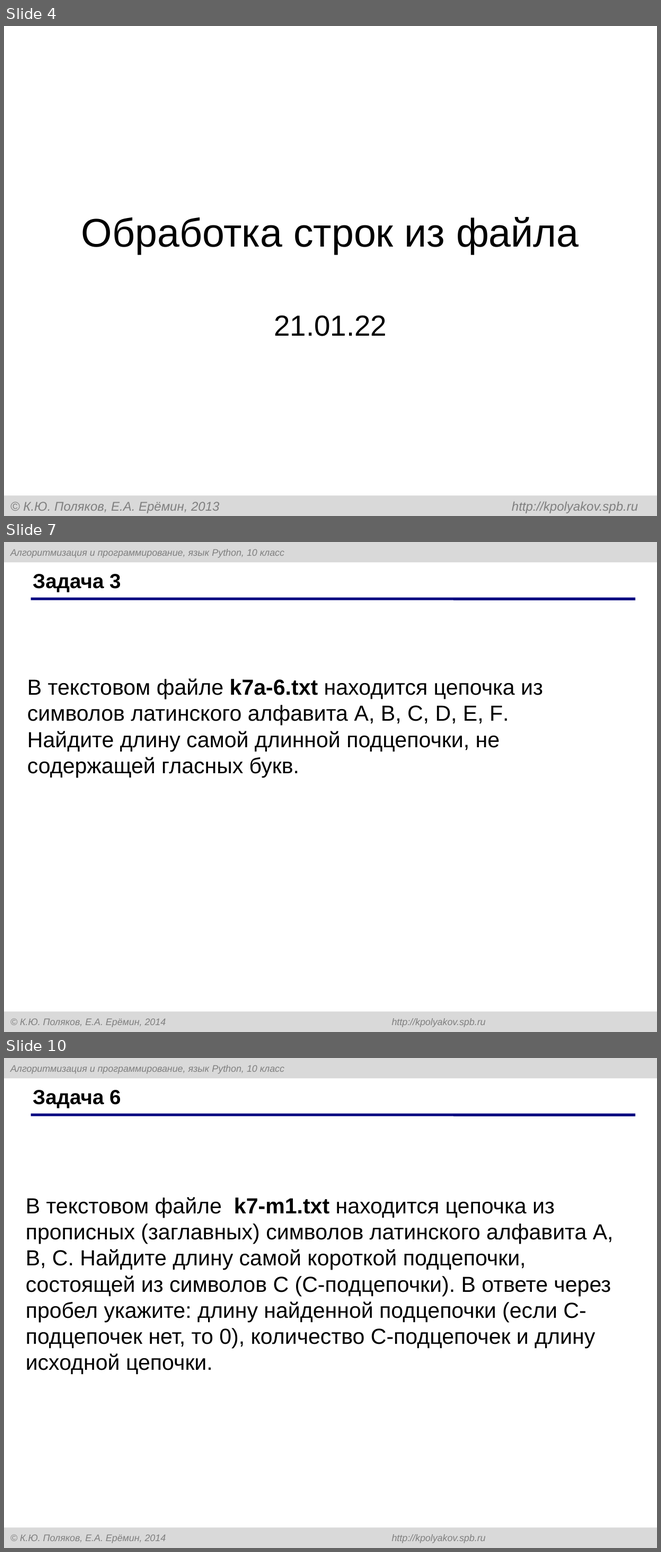
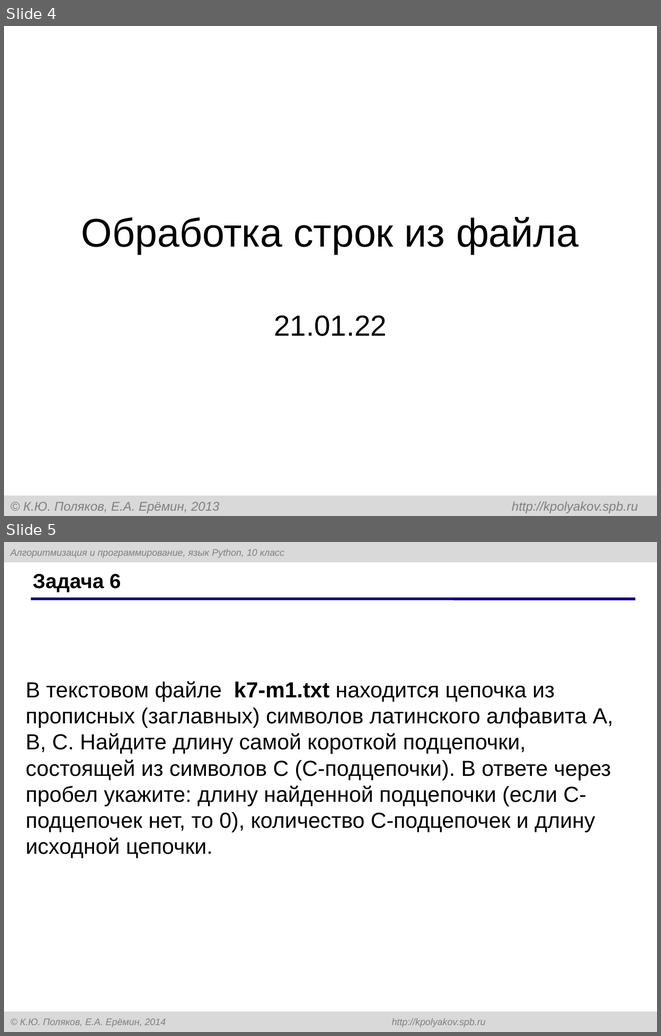
Before and after one commit to myrzh/ict-homework, a slide deck: grade10/quarter3/temp_pptx.pptx. Shown one above the other, each under a label of ours: slides 4, 7 and 10 before the commit, slides 4 and 5 after it; the slides between them are not shown. The pictures are 661x1552 and 661x1036 pixels, drawn with LibreOffice and Linux fonts; fonts in the diff are those of the drawing. Boxes give left, top, right and bottom in pixels: in the first picture for what was removed or moved away, otherwise in the second. Text is boxed around its words. In the diff, an @@ line names an element or a change of style, - is before the commit and + after.

```diff
--- a/grade10/quarter3/temp_pptx.pptx
+++ b/grade10/quarter3/temp_pptx.pptx
@@ slide 7 removed at (4, 542, 657, 1032), background #FFFFFF; not listed: 3 template elements that a slide beside it also shows @@
@@ title removed at (33, 574, 121, 592) @@
-Задача 3
@@ text removed at (27, 678, 543, 777) @@
-В текстовом файле k7a-6.txt находится цепочка из символов латинского алфавита A, B, C, D, E, F. Найдите длину самой длинной подцепочки, не содержащей гласных букв.
@@ what was slide 10 is now slide 5 @@
```
Also in this commit, not shown: 4 other slides removed, 5 other files.
